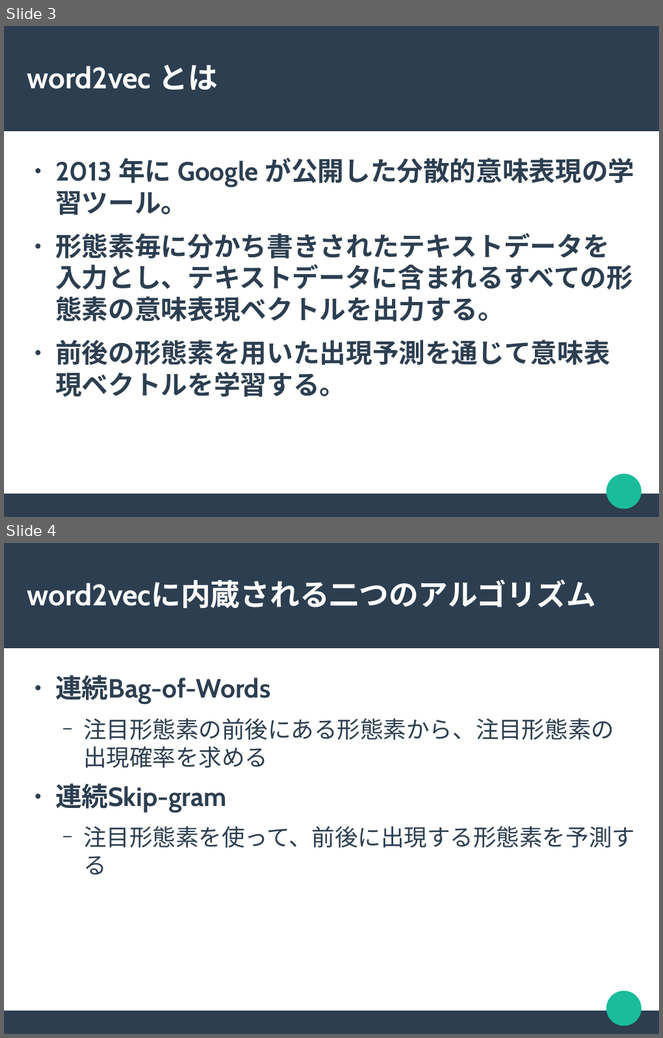
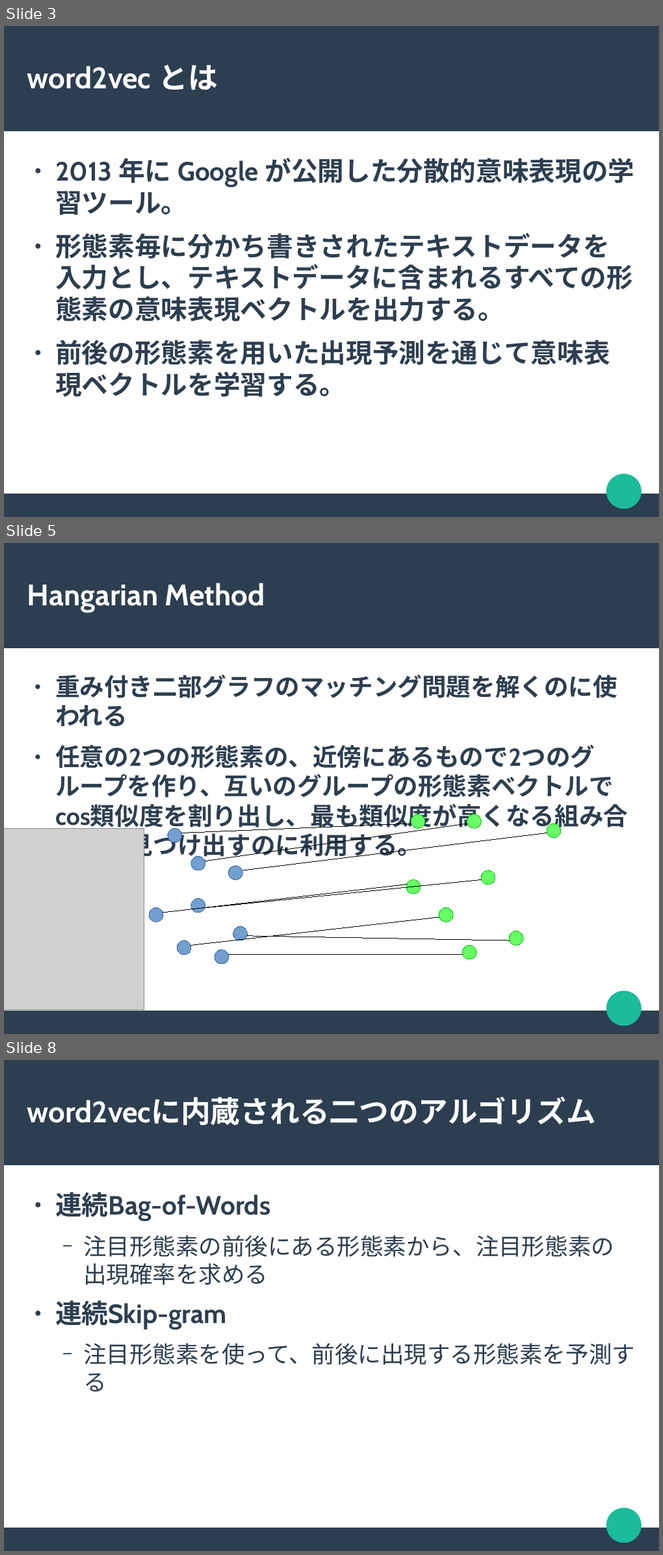
Before and after one commit to chocolaolantan/thesis, a slide deck: note/word2vecにより得たベクトルデータの利用に関する実験.odp. Shown one above the other, each under a label of ours: slides 3 and 4 before the commit, slides 3, 5 and 8 after it; the slides between them are not shown. The pictures are 663x1038 and 663x1555 pixels, drawn with LibreOffice and Linux fonts; fonts in the diff are those of the drawing; grey boxes stand for pictures. Boxes give left, top, right and bottom in pixels: in the first picture for what was removed or moved away, otherwise in the second. Text is boxed around its words. In the diff, an @@ line names an element or a change of style, - is before the commit and + after.

```diff
--- a/note/word2vecにより得たベクトルデータの利用に関する実験.odp
+++ b/note/word2vecにより得たベクトルデータの利用に関する実験.odp
@@ slide 5 added at box(4, 543, 659, 1034), background #FFFFFF; not listed: 3 template elements that a slide beside it also shows @@
@@ title added at box(27, 583, 265, 613), 36 pt, text #FFFFFF, bold @@
+Hangarian Method
@@ text added at box(55, 674, 628, 861), 29.6 pt, text #2C3E50, bold @@
+● 重み付き二部グラフのマッチング問題を解くのに使われる
+● 任意の2つの形態素の、近傍にあるもので2つのグループを作り、互いのグループの形態素ベクトルでcos類似度を割り出し、最も類似度が高くなる組み合わせを見つけ出すのに利用する。
@@ ellipse added at box(412, 815, 426, 829), fill #66FF66, outline #00CC00 0 pt @@
@@ ellipse added at box(467, 815, 482, 829), fill #66FF66, outline #00CC00 0 pt @@
@@ picture added at box(4, 828, 144, 1010) @@
@@ ellipse added at box(168, 828, 182, 843), fill #729FCF, outline #3465A4 0 pt @@
@@ line added from (181, 833) to (412, 824), #000000 0 pt @@
@@ line added from (206, 861) to (467, 824), #000000 0 pt @@
@@ line added from (243, 871) to (547, 833), #000000 0 pt @@
@@ ellipse added at box(547, 824, 561, 838), fill #66FF66, outline #00CC00 0 pt @@
@@ ellipse added at box(191, 857, 206, 871), fill #729FCF, outline #3465A4 0 pt @@
@@ ellipse added at box(229, 866, 243, 880), fill #729FCF, outline #3465A4 0 pt @@
@@ ellipse added at box(482, 871, 495, 885), fill #66FF66, outline #00CC00 0 pt @@
@@ line added from (163, 913) to (406, 885), #000000 0 pt @@
@@ line added from (206, 908) to (482, 880), #000000 0 pt @@
@@ ellipse added at box(406, 880, 421, 895), fill #66FF66, outline #00CC00 0 pt @@
@@ ellipse added at box(149, 908, 163, 923), fill #729FCF, outline #3465A4 0 pt @@
@@ ellipse added at box(191, 899, 206, 913), fill #729FCF, outline #3465A4 0 pt @@
@@ ellipse added at box(440, 908, 454, 923), fill #66FF66, outline #00CC00 0 pt @@
@@ line added from (191, 945) to (440, 917), #000000 0 pt @@
@@ ellipse added at box(233, 927, 248, 941), fill #729FCF, outline #3465A4 0 pt @@
@@ ellipse added at box(509, 932, 523, 946), fill #66FF66, outline #00CC00 0 pt @@
@@ ellipse added at box(177, 941, 191, 955), fill #729FCF, outline #3465A4 0 pt @@
@@ ellipse added at box(215, 951, 229, 965), fill #729FCF, outline #3465A4 0 pt @@
@@ line added from (247, 936) to (509, 941), #000000 0 pt @@
@@ ellipse added at box(463, 945, 477, 960), fill #66FF66, outline #00CC00 0 pt @@
@@ line added from (229, 955) to (463, 955), #000000 0 pt @@
@@ what was slide 4 is now slide 8 @@
```
Also in this commit, not shown: 2 slides changed, 3 other slides added, 7 other files.
